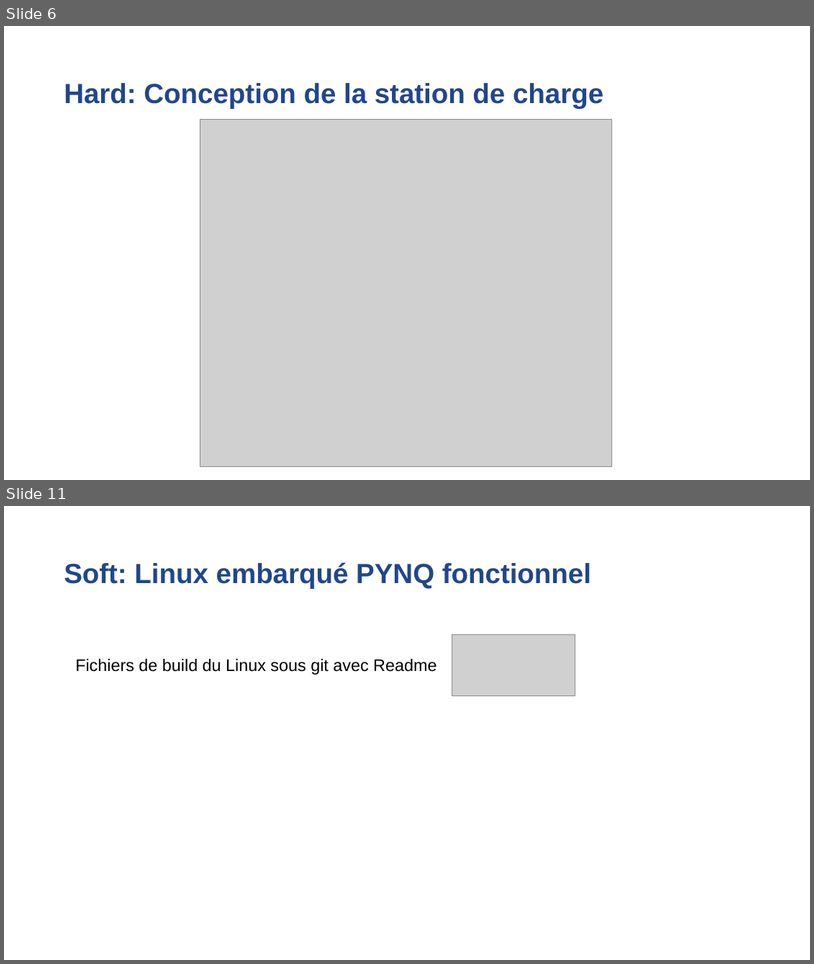
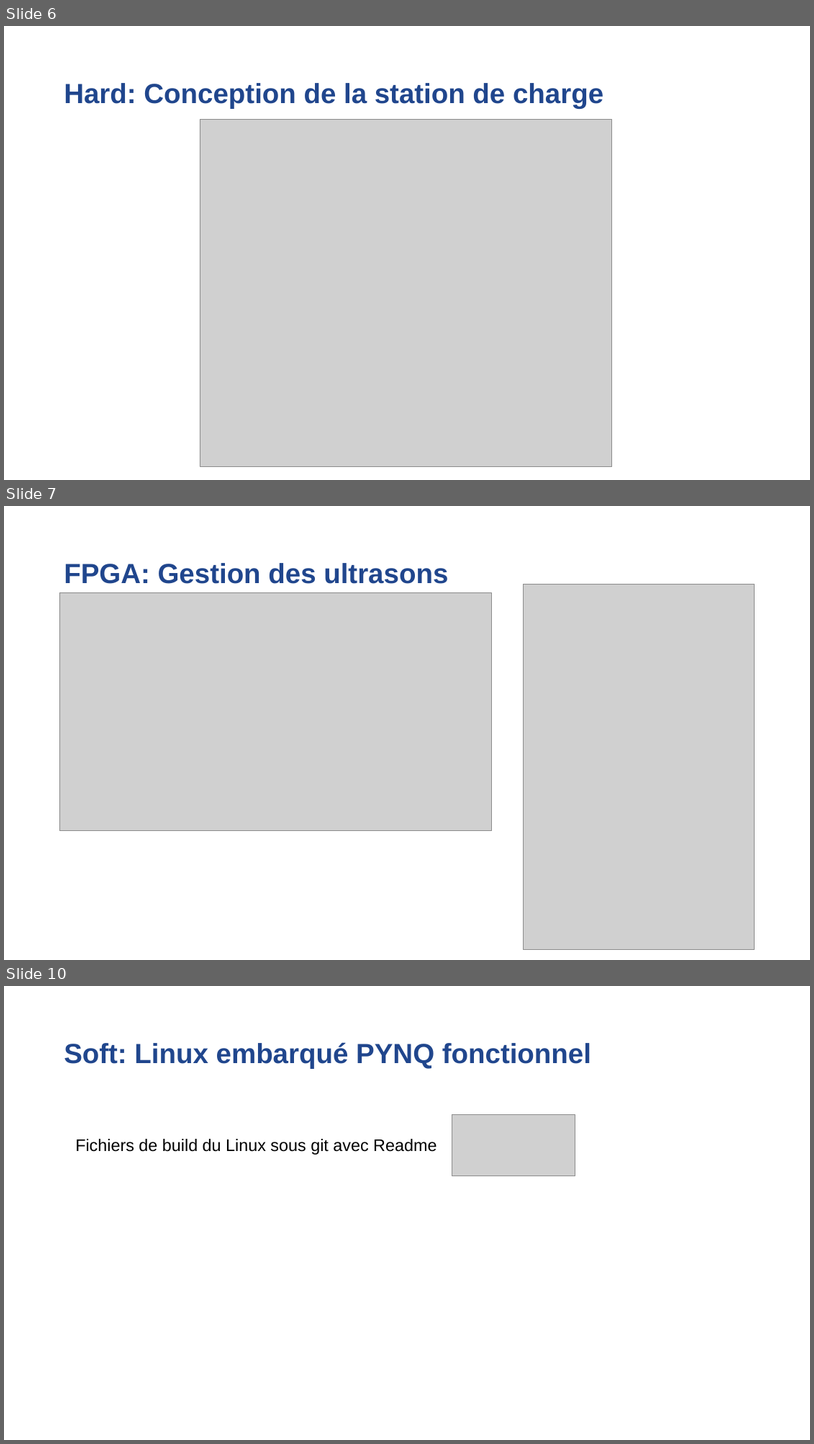
Before and after one commit to Laffargue-ElsysDesign/Robot_Surveillance_V3, a slide deck: GestionDeProjet/Reunions/Reunion_06_07_2022/Reunion_avancement_06_07_22.pptx. Shown one above the other, each under a label of ours: slides 6 and 11 before the commit, slides 6, 7 and 10 after it; the slides between them are not shown. The pictures are 814x964 and 814x1444 pixels, drawn with LibreOffice and Linux fonts; fonts in the diff are those of the drawing; grey boxes stand for pictures; background and template pictures are left out. Boxes give left, top, right and bottom in pixels: in the first picture for what was removed or moved away, otherwise in the second. Text is boxed around its words. In the diff, an @@ line names an element or a change of style, - is before the commit and + after.

```diff
--- a/GestionDeProjet/Reunions/Reunion_06_07_2022/Reunion_avancement_06_07_22.pptx
+++ b/GestionDeProjet/Reunions/Reunion_06_07_2022/Reunion_avancement_06_07_22.pptx
@@ slide 7 added at <box>4,506,810,960</box>, background #FFFFFF @@
@@ title added at <box>64,563,448,584</box>, 33 pt, text #20468D, bold @@
+FPGA: Gestion des ultrasons
@@ picture added at <box>524,584,756,950</box> @@
@@ picture added at <box>59,592,492,831</box> @@
@@ what was slide 11 is now slide 10 @@
```
Also in this commit, not shown: 1 slide changed, 2 other slides added, 4 slides removed.
